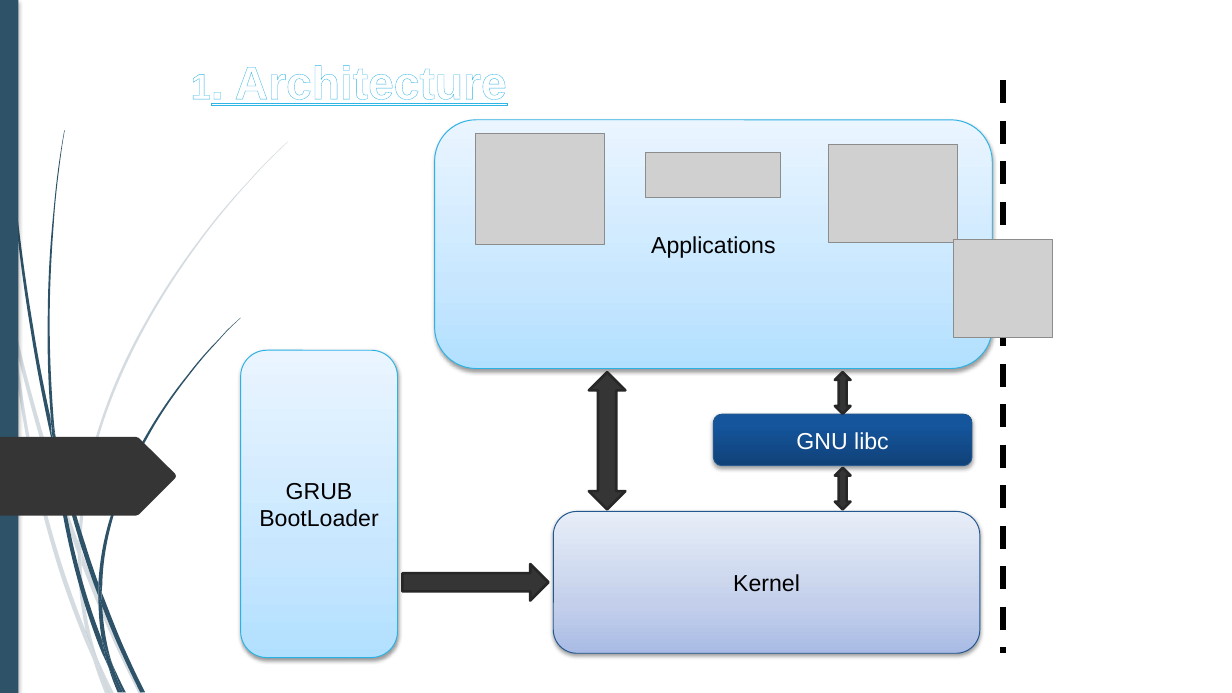
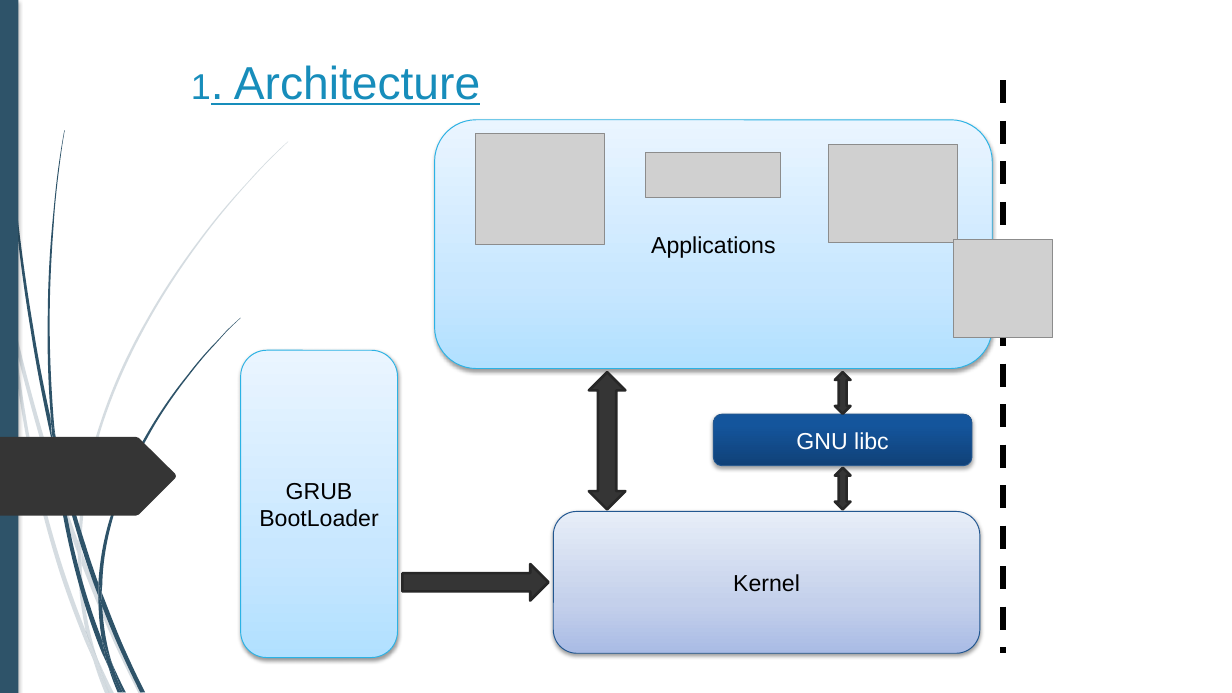
Before and after one commit to alexandreAubois/Secu_linux, a slide deck: slide 2 of Projet-Linux.pptx. Drawn at 1232x693 pixels with LibreOffice and Linux fonts; fonts in the diff are those of the drawing; grey boxes stand for pictures; background and template pictures are left out. Boxes give left, top, right and bottom in pixels: in the first picture for what was removed or moved away, otherwise in the second. Text is boxed around its words. In the diff, an @@ line names an element or a change of style, - is before the commit and + after.

```diff
--- a/Projet-Linux.pptx
+++ b/Projet-Linux.pptx
@@ text "1. Architecture" at [191, 65, 480, 105]: text colour #FFFFFF to #178DBB, letter outline #31B4E6 0.52 pt to none, bold off @@
```
Also in this commit, not shown: 15 other slides changed.
